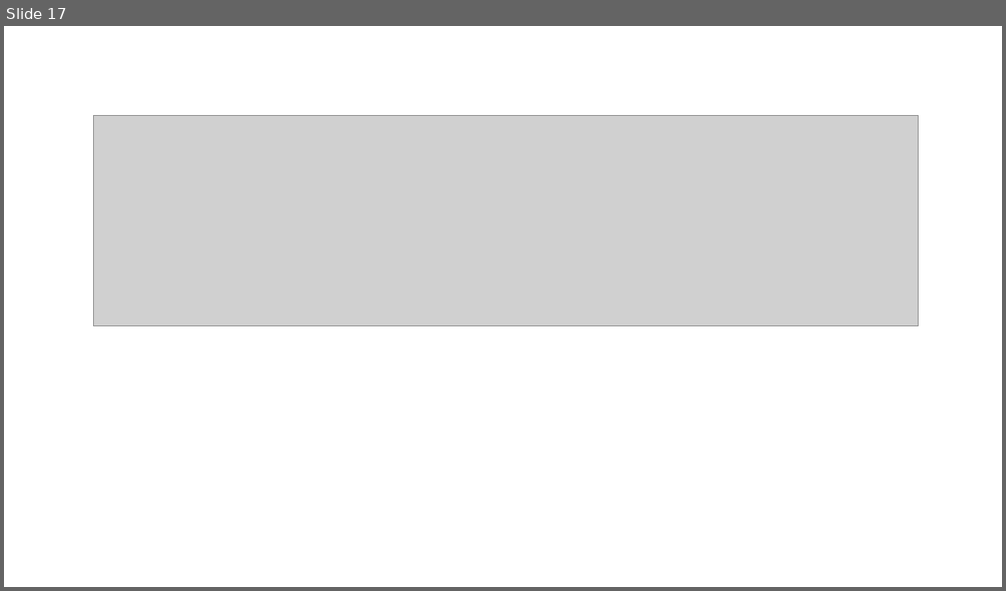
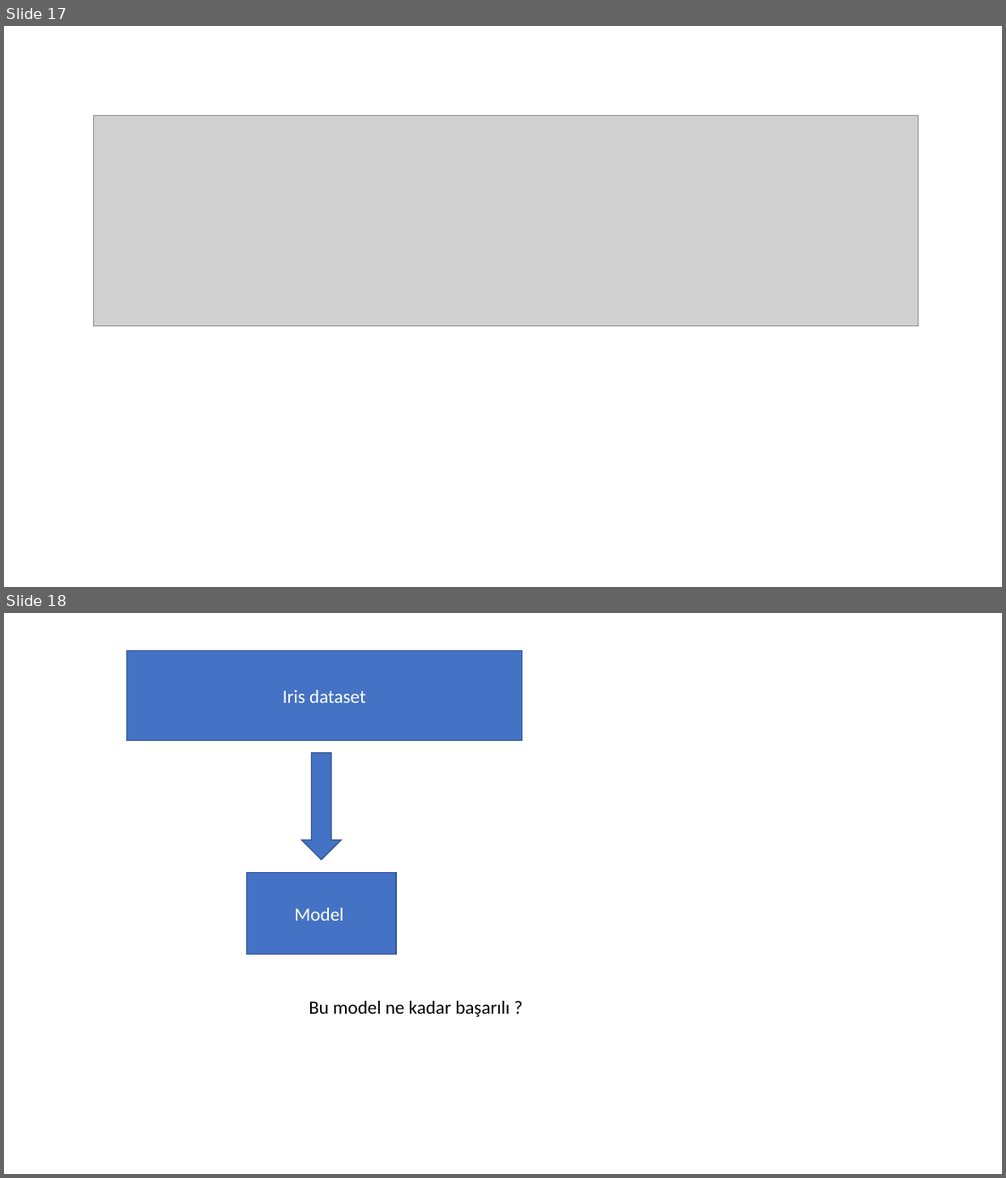
Before and after one commit to busranurorhan/vodafone-bigdata, a slide deck: slides/SparkML.pptx. Shown one above the other, each under a label of ours: slide 17 before the commit, slides 17 and 18 after it. The pictures are 1006x591 and 1006x1178 pixels, drawn with LibreOffice and Linux fonts; fonts in the diff are those of the drawing; grey boxes stand for pictures. Boxes give left, top, right and bottom in pixels: in the first picture for what was removed or moved away, otherwise in the second. Text is boxed around its words. In the diff, an @@ line names an element or a change of style, - is before the commit and + after.

```diff
--- a/slides/SparkML.pptx
+++ b/slides/SparkML.pptx
@@ slide 18 added at <box>4,613,1002,1174</box>, background #FFFFFF @@
@@ rectangle added at <box>127,651,522,740</box>, fill #4472C4, outline #325491 1 pt, 18 pt, text #FFFFFF @@
+Iris dataset
@@ down arrow added at <box>301,753,341,860</box>, fill #4472C4, outline #325491 1 pt @@
@@ rectangle added at <box>246,873,396,954</box>, fill #4472C4, outline #325491 1 pt, 18 pt, text #FFFFFF @@
+Model
@@ text added at <box>309,1001,509,1017</box>, 18 pt, text #000000 @@
+Bu model ne kadar başarılı ?
```
Also in this commit, not shown: 2 slides changed, 1 other slide added, 3 other files.
